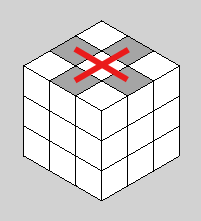
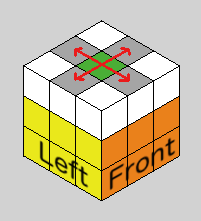
Two versions of the same layered image (w=201, h=221). Layer-by-layer changes:
added layer "Pasted Layer" above "Layer #1" over (39, 137, 176, 191)
added layer "Layer #1" above "Layer" over (74, 47, 131, 82)
hid "Layer" over (73, 46, 130, 84)
painted on "Cube white" over (24, 52, 179, 200)
